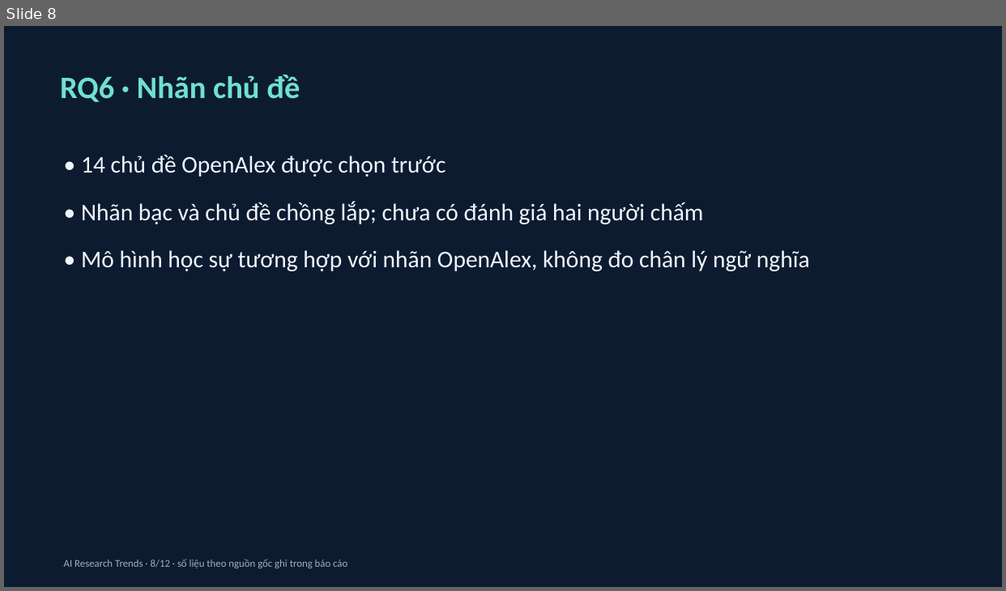
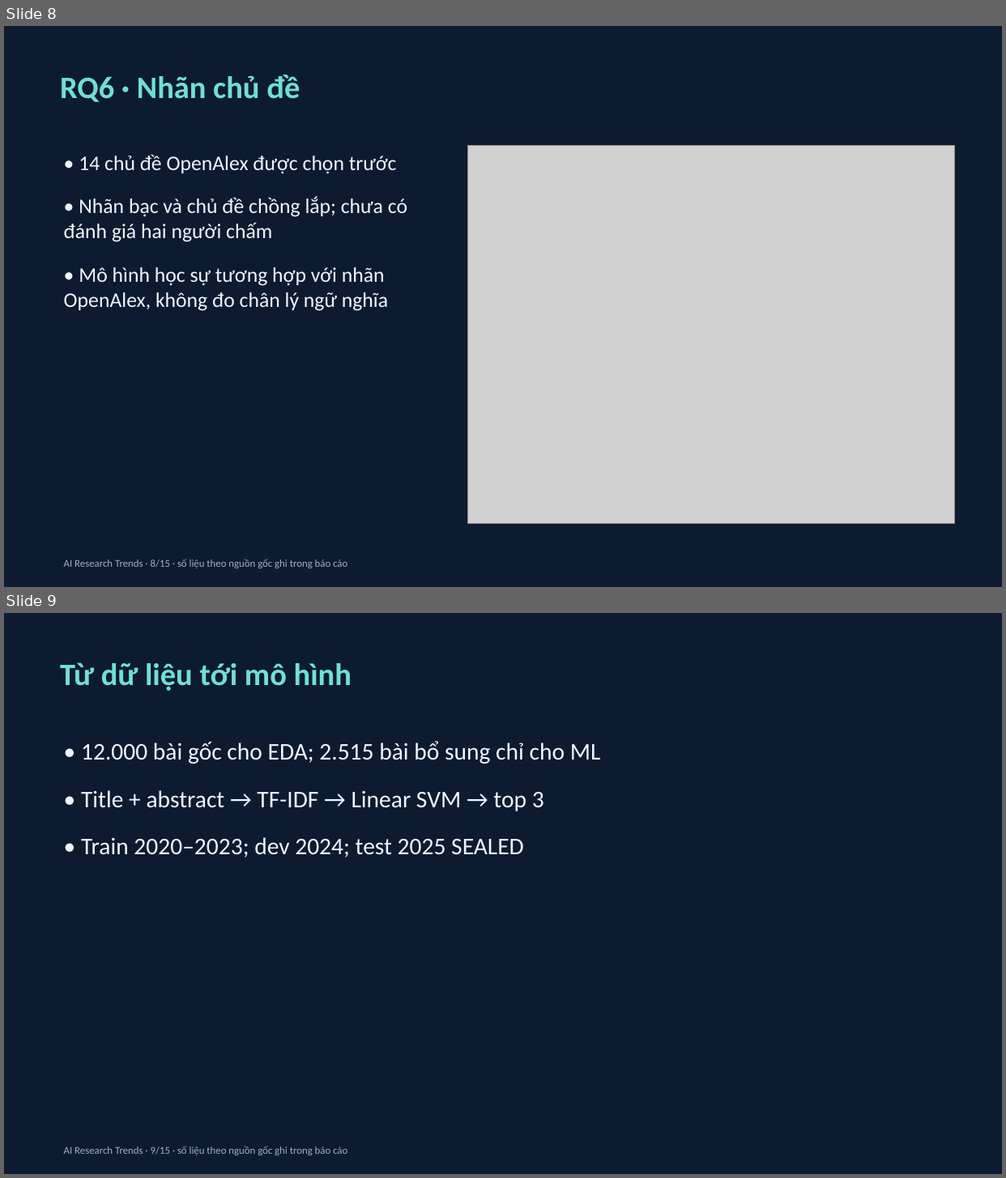
Before and after one commit to namkhanh2k5/AI-Research-Trends, a slide deck: deliverables/presentation/FINAL_PRESENTATION.pptx. Shown one above the other, each under a label of ours: slide 8 before the commit, slides 8 and 9 after it. The pictures are 1006x591 and 1006x1178 pixels, drawn with LibreOffice and Linux fonts; fonts in the diff are those of the drawing; grey boxes stand for pictures. Boxes give left, top, right and bottom in pixels: in the first picture for what was removed or moved away, otherwise in the second. Text is boxed around its words. In the diff, an @@ line names an element or a change of style, - is before the commit and + after.

```diff
--- a/deliverables/presentation/FINAL_PRESENTATION.pptx
+++ b/deliverables/presentation/FINAL_PRESENTATION.pptx
@@ slide 9 added at [4, 613, 1002, 1174], background #0D1B31 @@
@@ text added at [60, 662, 351, 691], 30 pt, text #70E0D1, bold @@
+Từ dữ liệu tới mô hình
@@ text added at [81, 741, 601, 858], 23 pt, text #EFF5F9 @@
+• 12.000 bài gốc cho EDA; 2.515 bài bổ sung chỉ cho ML
+• Title + abstract → TF-IDF → Linear SVM → top 3
+• Train 2020–2023; dev 2024; test 2025 SEALED
@@ text added at [64, 1146, 347, 1156], 10 pt, text #A1AEBE @@
+AI Research Trends · 9/15 · số liệu theo nguồn gốc ghi trong báo cáo
@@ slide 8 changed as well @@
@@ text "• 14 chủ đề OpenAlex ..." at [64, 154, 407, 311]: size 23 to 20 pt @@
@@ picture added at [468, 146, 955, 525] @@
@@ text at [64, 559, 347, 569]: text changed @@
-AI Research Trends · 8/12 · số liệu theo nguồn gốc ghi trong báo cáo
+AI Research Trends · 8/15 · số liệu theo nguồn gốc ghi trong báo cáo
```
Also in this commit, not shown: 11 other slides changed, 2 other slides added, 8 other files.
